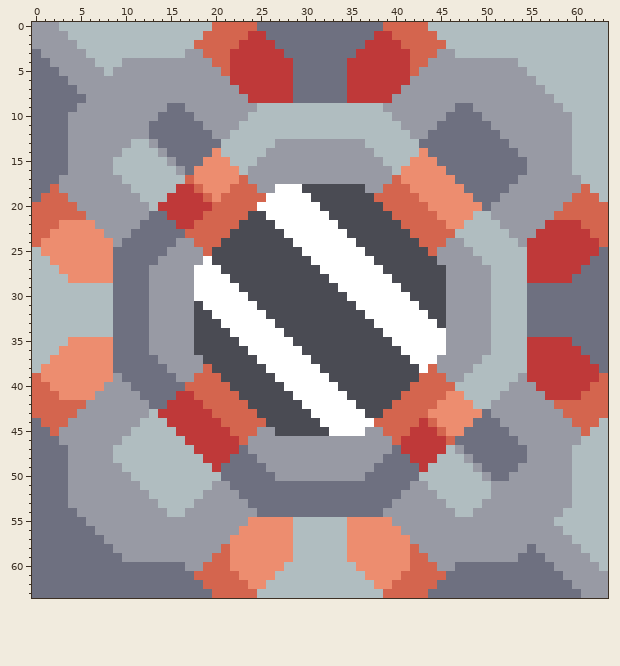
Pixel-art sprite: sprites/blocks/crafting/explodium-mixer.png. The picture above was drawn from the file before the commit.
The file is 64x64 pixels. Colours within 5 levels of each other are drawn and written as one.
Now the later version:
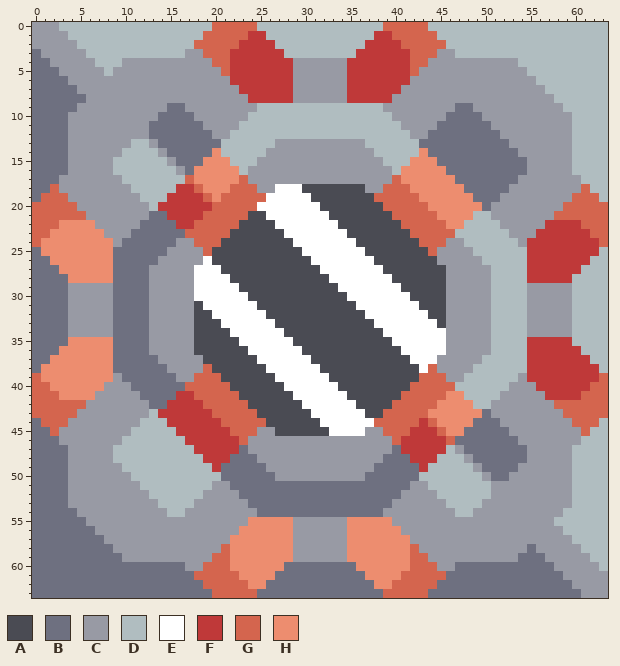
Palette (. is transparent): A #4a4b53  B #6e7080  C #989aa4  D #b0bdc0  E #ffffff  F #bf3939  G #d4654e  H #ed8d6f
From old to new:
Colour B replaces colour D in row 25 at x 0; in row 26 at x 0 to 1; in row 27 at x 0 to 2; in rows 28 to 35 at x 0 to 3; in row 36 at x 0 to 2; in row 37 at x 0 to 1.
Colour B replaces colour D in row 38 at x 0; in row 60 at x 28 to 35; in row 61 at x 27 to 36; in row 62 at x 26 to 37; in row 63 at x 25 to 38.
Colour C replaces colour B in rows 4 to 8 at x 29 to 34; in rows 29 to 34 at x 55 to 59.
Colour C replaces colour D in rows 29 to 34 at x 4 to 8; in rows 55 to 59 at x 29 to 34.
Colour D replaces colour B in row 0 at x 25 to 38; in row 1 at x 26 to 37; in row 2 at x 27 to 36; in row 3 at x 28 to 35; in row 25 at x 63; in row 26 at x 62 to 63.
Colour D replaces colour B in row 27 at x 61 to 63; in rows 28 to 35 at x 60 to 63; in row 36 at x 61 to 63; in row 37 at x 62 to 63; in row 38 at x 63.
Changed places in both pictures, as pixel boxes (x1, y1, x2, y2):
changed: (257, 22, 383, 103)
changed: (32, 247, 113, 373)
changed: (527, 247, 608, 373)
changed: (257, 517, 383, 598)
